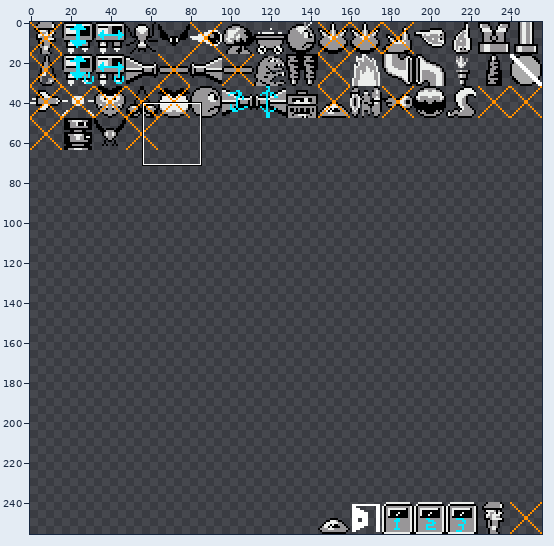
Sprite sheet: gfx/entities.png. The first picture is a wide view before the edit; the outline marks the close-up.
Close-up. Before:
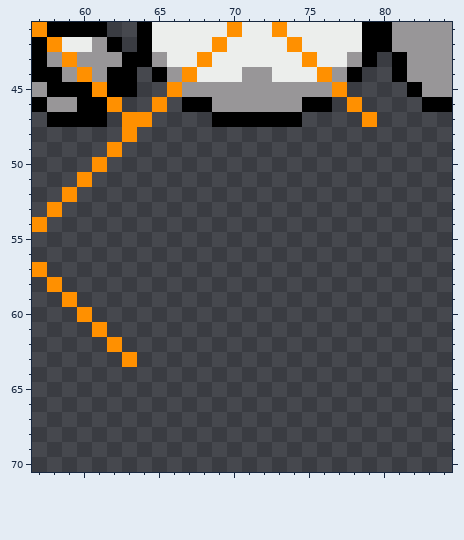
The file is 256x256 pixels. Shown: x 57..84, y 41..70.
Once edited:
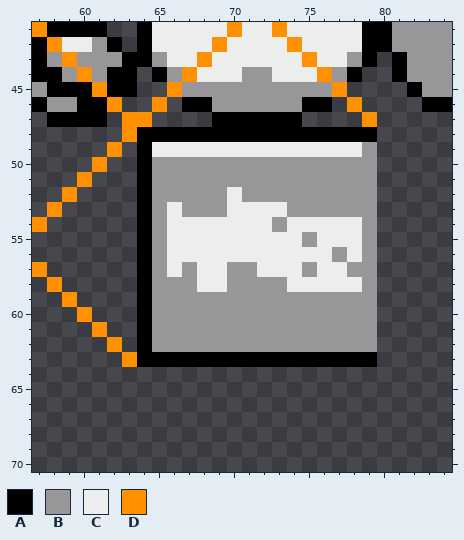
Palette (. is transparent): A #000000  B #989698  C #eceeec  D #ff9000
From old to new:
@@ x 57..84 @@
 47 .AAAA.DD....AAAAAA....D.....
-48 ......D.....................
-49 .....D......................
-50 ....D.......................
-51 ...D........................
-52 ..D.........................
-53 .D..........................
-54 D...........................
-55 ............................
-56 ............................
-57 D...........................
-58 .D..........................
-59 ..D.........................
-60 ...D........................
-61 ....D.......................
-62 .....D......................
-63 ......D.....................
+48 ......DAAAAAAAAAAAAAAAA.....
+49 .....D.ACCCCCCCCCCCCCCB.....
+50 ....D..ABBBBBBBBBBBBBBB.....
+51 ...D...ABBBBBBBBBBBBBBB.....
+52 ..D....ABBBBBCBBBBBBBBB.....
+53 .D.....ABCBBBCCCCBBBBBB.....
+54 D......ABCCCCCCCBCCCCCB.....
+55 .......ABCCCCCCCCCBCCCB.....
+56 .......ABCCCCCCCCCCCBCB.....
+57 D......ABCBCCBBCCCBCCBB.....
+58 .D.....ABBBCCBBBBCCCCCB.....
+59 ..D....ABBBBBBBBBBBBBBB.....
+60 ...D...ABBBBBBBBBBBBBBB.....
+61 ....D..ABBBBBBBBBBBBBBB.....
+62 .....D.ABBBBBBBBBBBBBBB.....
+63 ......DAAAAAAAAAAAAAAAA.....
 64 ............................
